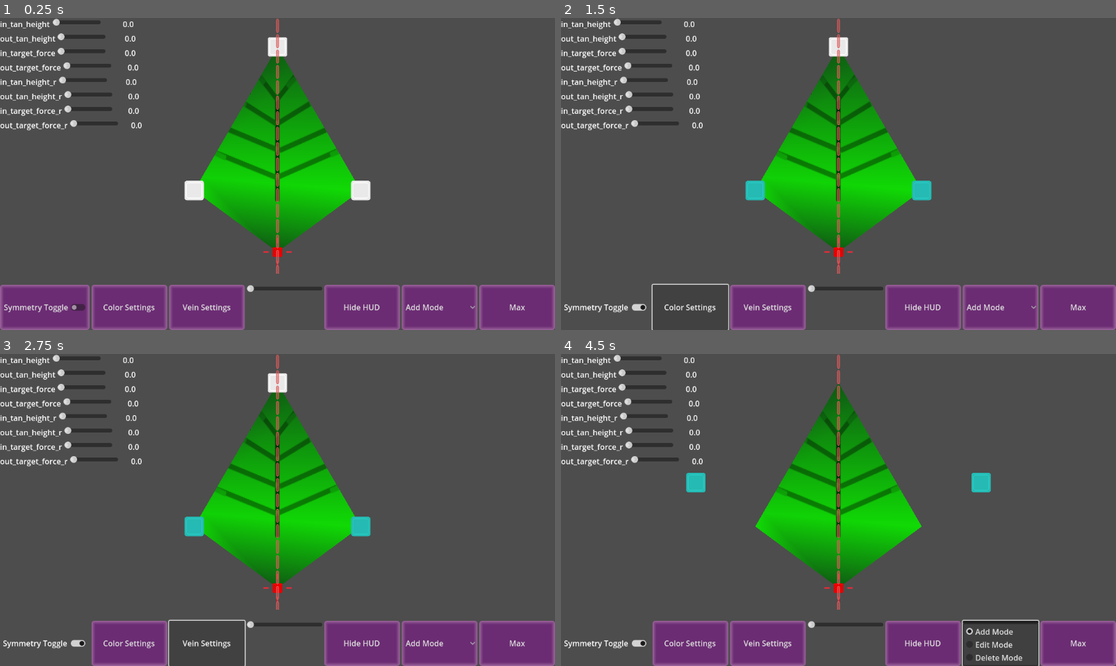
Above: before the commit, frames 1-4 (two rows, left to right).
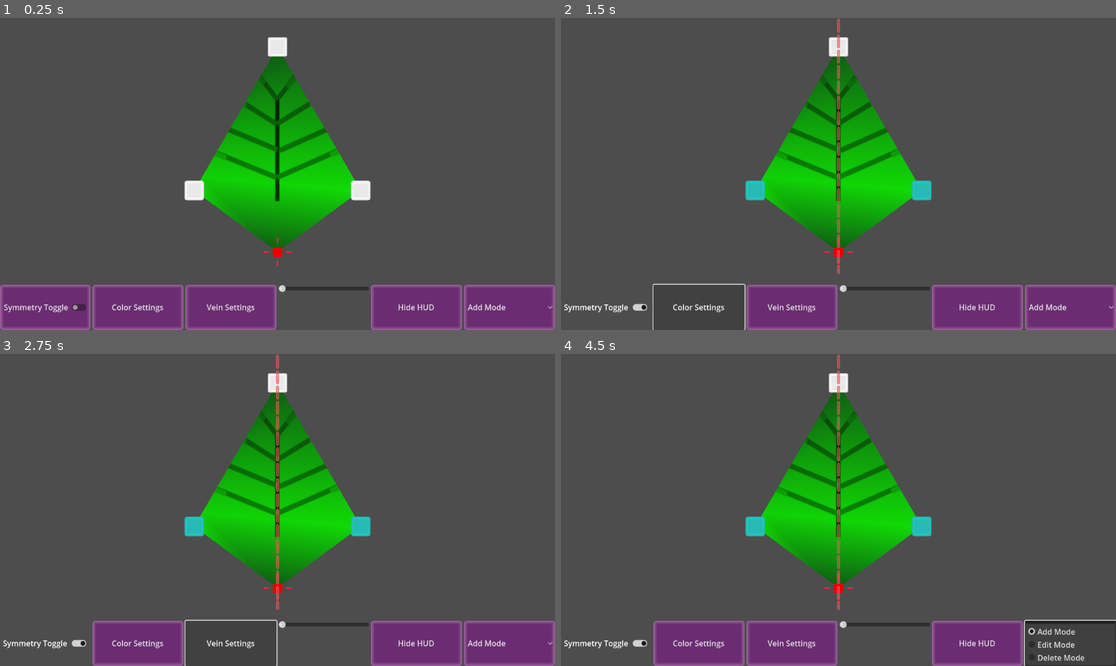
Above: after the commit, the same moments.

Repository: LettucePie/persephone
Game: Godot game, scene res://design/leafmaker.tscn
The game is run twice, just before and just after one commit, with the same random seed, the same clock (stepped at 60 frames per second) and the same inputs.
Inputs (mouse positions are in pixels of both pictures, inside the frame that each line leads up to):
- Up to frame 1 (0.25 s): no input
- Up to frame 2 (1.5 s): click "Symmetry Toggle" at 0.5 s; click "Color Settings" at 1.25 s
- Up to frame 3 (2.75 s): click "Vein Settings" at 2 s
- Up to frame 4 (4.5 s): click (1077, 644) at 2.75 s, where only the run before the commit has a clickable "Max"; click "Hide HUD" at 3.5 s; click "Add Mode" at 4.25 s

The runs differ from the first frame. In frame 1, 5.8% of the frame differs, in the area x 0-100%, y 0-100%; in frame 2, 5.6%; in frame 3, 4.8%; in frame 4, 9.6%.

Commit message:
Started work on Vein Settings

Diff:
--- a/design/leafmaker.tscn
+++ b/design/leafmaker.tscn
@@ -8,7 +8,6 @@
 [ext_resource type="Theme" uid="uid://buu3fgon4752m" path="res://design/designer_tools_theme.tres" id="7"]
 [ext_resource type="Texture2D" uid="uid://b1r6b1l3mdxc6" path="res://design/symmetry_dash_mini.png" id="8"]
 [ext_resource type="Texture2D" uid="uid://dfrapqr50au6w" path="res://design/leaf_texture.png" id="9"]
-[ext_resource type="Script" path="res://design/AdjustmentSlide.gd" id="9_jsd65"]
 
 [sub_resource type="Gradient" id="1"]
 offsets = PackedFloat32Array(0, 0.481283, 1)
@@ -65,12 +64,12 @@
 size_flags_horizontal = 3
 text = "Symmetry Toggle"
 
-[node name="Button2" type="Button" parent="ui/HBoxContainer"]
+[node name="Color" type="Button" parent="ui/HBoxContainer"]
 layout_mode = 2
 size_flags_horizontal = 3
 text = "Color Settings"
 
-[node name="Button3" type="Button" parent="ui/HBoxContainer"]
+[node name="Vein" type="Button" parent="ui/HBoxContainer"]
 layout_mode = 2
 size_flags_horizontal = 3
 text = "Vein Settings"
@@ -100,11 +99,6 @@
 popup/item_2/text = "Delete Mode"
 popup/item_2/id = 2
 
-[node name="Maximize" type="Button" parent="ui/HBoxContainer"]
-layout_mode = 2
-size_flags_horizontal = 3
-text = "Max"
-
 [node name="SymmetryLine" type="TextureRect" parent="ui"]
 layout_mode = 0
 anchor_left = 0.5
@@ -116,238 +110,6 @@
 texture = ExtResource("8")
 stretch_mode = 1
 
-[node name="table" type="Control" parent="ui"]
-anchors_preset = 0
-anchor_right = 1.0
-anchor_bottom = 0.822
-offset_bottom = -0.200012
-
-[node name="VBoxContainer" type="VBoxContainer" parent="ui/table"]
-layout_mode = 1
-anchors_preset = -1
-anchor_right = 0.277
-anchor_bottom = 0.406
-offset_right = -0.104004
-offset_bottom = 19.8229
-
-[node name="AdjustmentSlide" type="HBoxContainer" parent="ui/table/VBoxContainer"]
-layout_mode = 2
-size_flags_vertical = 6
-script = ExtResource("9_jsd65")
-
-[node name="Label" type="Label" parent="ui/table/VBoxContainer/AdjustmentSlide"]
-layout_mode = 2
-size_flags_horizontal = 6
-text = "in_tan_height"
-horizontal_alignment = 1
-vertical_alignment = 1
-
-[node name="HSlider" type="HSlider" parent="ui/table/VBoxContainer/AdjustmentSlide"]
-custom_minimum_size = Vector2(100, 0)
-layout_mode = 2
-size_flags_horizontal = 6
-max_value = 1.0
-step = 0.05
-
-[node name="value" type="Label" parent="ui/table/VBoxContainer/AdjustmentSlide"]
-layout_mode = 2
-size_flags_horizontal = 6
-text = "0.0"
-horizontal_alignment = 1
-vertical_alignment = 1
-
-[node name="AdjustmentSlide2" type="HBoxContainer" parent="ui/table/VBoxContainer"]
-layout_mode = 2
-size_flags_vertical = 6
-script = ExtResource("9_jsd65")
-adjustment = 1
-
-[node name="Label" type="Label" parent="ui/table/VBoxContainer/AdjustmentSlide2"]
-layout_mode = 2
-size_flags_horizontal = 6
-text = "out_tan_height"
-horizontal_alignment = 1
-vertical_alignment = 1
-
-[node name="HSlider" type="HSlider" parent="ui/table/VBoxContainer/AdjustmentSlide2"]
-custom_minimum_size = Vector2(100, 0)
-layout_mode = 2
-size_flags_horizontal = 6
-max_value = 1.0
-step = 0.05
-
-[node name="value" type="Label" parent="ui/table/VBoxContainer/AdjustmentSlide2"]
-layout_mode = 2
-size_flags_horizontal = 6
-text = "0.0"
-horizontal_alignment = 1
-vertical_alignment = 1
-
-[node name="AdjustmentSlide3" type="HBoxContainer" parent="ui/table/VBoxContainer"]
-layout_mode = 2
-size_flags_vertical = 6
-script = ExtResource("9_jsd65")
-adjustment = 2
-
-[node name="Label" type="Label" parent="ui/table/VBoxContainer/AdjustmentSlide3"]
-layout_mode = 2
-size_flags_horizontal = 6
-text = "in_target_force"
-horizontal_alignment = 1
-vertical_alignment = 1
-
-[node name="HSlider" type="HSlider" parent="ui/table/VBoxContainer/AdjustmentSlide3"]
-custom_minimum_size = Vector2(100, 0)
-layout_mode = 2
-size_flags_horizontal = 6
-max_value = 1.0
-step = 0.05
-
-[node name="value" type="Label" parent="ui/table/VBoxContainer/AdjustmentSlide3"]
-layout_mode = 2
-size_flags_horizontal = 6
-text = "0.0"
-horizontal_alignment = 1
-vertical_alignment = 1
-
-[node name="AdjustmentSlide4" type="HBoxContainer" parent="ui/table/VBoxContainer"]
-layout_mode = 2
-size_flags_vertical = 6
-script = ExtResource("9_jsd65")
-adjustment = 3
-
-[node name="Label" type="Label" parent="ui/table/VBoxContainer/AdjustmentSlide4"]
-layout_mode = 2
-size_flags_horizontal = 6
-text = "out_target_force"
-horizontal_alignment = 1
-vertical_alignment = 1
-
-[node name="HSlider" type="HSlider" parent="ui/table/VBoxContainer/AdjustmentSlide4"]
-custom_minimum_size = Vector2(100, 0)
-layout_mode = 2
-size_flags_horizontal = 6
-max_value = 1.0
-step = 0.05
-
-[node name="value" type="Label" parent="ui/table/VBoxContainer/AdjustmentSlide4"]
-layout_mode = 2
-size_flags_horizontal = 6
-text = "0.0"
-horizontal_alignment = 1
-vertical_alignment = 1
-
-[node name="AdjustmentSlide5" type="HBoxContainer" parent="ui/table/VBoxContainer"]
-layout_mode = 2
-size_flags_vertical = 6
-script = ExtResource("9_jsd65")
-round = true
-
-[node name="Label" type="Label" parent="ui/table/VBoxContainer/AdjustmentSlide5"]
-layout_mode = 2
-size_flags_horizontal = 6
-text = "in_tan_height_r"
-horizontal_alignment = 1
-vertical_alignment = 1
-
-[node name="HSlider" type="HSlider" parent="ui/table/VBoxContainer/AdjustmentSlide5"]
-custom_minimum_size = Vector2(100, 0)
-layout_mode = 2
-size_flags_horizontal = 6
-max_value = 1.0
-step = 0.05
-
-[node name="value" type="Label" parent="ui/table/VBoxContainer/AdjustmentSlide5"]
-layout_mode = 2
-size_flags_horizontal = 6
-text = "0.0"
-horizontal_alignment = 1
-vertical_alignment = 1
-
-[node name="AdjustmentSlide6" type="HBoxContainer" parent="ui/table/VBoxContainer"]
-layout_mode = 2
-size_flags_vertical = 6
-script = ExtResource("9_jsd65")
-adjustment = 1
-round = true
-
-[node name="Label" type="Label" parent="ui/table/VBoxContainer/AdjustmentSlide6"]
-layout_mode = 2
-size_flags_horizontal = 6
-text = "out_tan_height_r"
-horizontal_alignment = 1
-vertical_alignment = 1
-
-[node name="HSlider" type="HSlider" parent="ui/table/VBoxContainer/AdjustmentSlide6"]
-custom_minimum_size = Vector2(100, 0)
-layout_mode = 2
-size_flags_horizontal = 6
-max_value = 1.0
-step = 0.05
-
-[node name="value" type="Label" parent="ui/table/VBoxContainer/AdjustmentSlide6"]
-layout_mode = 2
-size_flags_horizontal = 6
-text = "0.0"
-horizontal_alignment = 1
-vertical_alignment = 1
-
-[node name="AdjustmentSlide7" type="HBoxContainer" parent="ui/table/VBoxContainer"]
-layout_mode = 2
-size_flags_vertical = 6
-script = ExtResource("9_jsd65")
-adjustment = 2
-round = true
-
-[node name="Label" type="Label" parent="ui/table/VBoxContainer/AdjustmentSlide7"]
-layout_mode = 2
-size_flags_horizontal = 6
-text = "in_target_force_r"
-horizontal_alignment = 1
-vertical_alignment = 1
-
-[node name="HSlider" type="HSlider" parent="ui/table/VBoxContainer/AdjustmentSlide7"]
-custom_minimum_size = Vector2(100, 0)
-layout_mode = 2
-size_flags_horizontal = 6
-max_value = 1.0
-step = 0.05
-
-[node name="value" type="Label" parent="ui/table/VBoxContainer/AdjustmentSlide7"]
-layout_mode = 2
-size_flags_horizontal = 6
-text = "0.0"
-horizontal_alignment = 1
-vertical_alignment = 1
-
-[node name="AdjustmentSlide8" type="HBoxContainer" parent="ui/table/VBoxContainer"]
-layout_mode = 2
-size_flags_vertical = 6
-script = ExtResource("9_jsd65")
-adjustment = 3
-round = true
-
-[node name="Label" type="Label" parent="ui/table/VBoxContainer/AdjustmentSlide8"]
-layout_mode = 2
-size_flags_horizontal = 6
-text = "out_target_force_r"
-horizontal_alignment = 1
-vertical_alignment = 1
-
-[node name="HSlider" type="HSlider" parent="ui/table/VBoxContainer/AdjustmentSlide8"]
-custom_minimum_size = Vector2(100, 0)
-layout_mode = 2
-size_flags_horizontal = 6
-max_value = 1.0
-step = 0.05
-
-[node name="value" type="Label" parent="ui/table/VBoxContainer/AdjustmentSlide8"]
-layout_mode = 2
-size_flags_horizontal = 6
-text = "0.0"
-horizontal_alignment = 1
-vertical_alignment = 1
-
 [connection signal="ready" from="canvas" to="." method="_on_canvas_ready"]
 [connection signal="ready" from="ui" to="." method="_on_ui_ready"]
 [connection signal="resized" from="ui" to="canvas" method="_on_ui_resized"]
@@ -355,21 +117,3 @@
 [connection signal="toggled" from="ui/HBoxContainer/Symmetry" to="ui" method="_on_symmetry_toggled"]
 [connection signal="item_selected" from="ui/HBoxContainer/Mode" to="canvas" method="_on_Mode_item_selected"]
 [connection signal="item_selected" from="ui/HBoxContainer/Mode" to="ui" method="_on_mode_item_selected"]
-[connection signal="pressed" from="ui/HBoxContainer/Maximize" to="canvas" method="_on_Maximize_pressed"]
-[connection signal="gui_input" from="ui/table" to="canvas" method="_on_table_gui_input"]
-[connection signal="changed_value" from="ui/table/VBoxContainer/AdjustmentSlide" to="canvas" method="_on_adjustment_slide_changed_value"]
-[connection signal="value_changed" from="ui/table/VBoxContainer/AdjustmentSlide/HSlider" to="ui/table/VBoxContainer/AdjustmentSlide" method="_on_h_slider_value_changed"]
-[connection signal="changed_value" from="ui/table/VBoxContainer/AdjustmentSlide2" to="canvas" method="_on_adjustment_slide_changed_value"]
-[connection signal="value_changed" from="ui/table/VBoxContainer/AdjustmentSlide2/HSlider" to="ui/table/VBoxContainer/AdjustmentSlide2" method="_on_h_slider_value_changed"]
-[connection signal="changed_value" from="ui/table/VBoxContainer/AdjustmentSlide3" to="canvas" method="_on_adjustment_slide_changed_value"]
-[connection signal="value_changed" from="ui/table/VBoxContainer/AdjustmentSlide3/HSlider" to="ui/table/VBoxContainer/AdjustmentSlide3" method="_on_h_slider_value_changed"]
-[connection signal="changed_value" from="ui/table/VBoxContainer/AdjustmentSlide4" to="canvas" method="_on_adjustment_slide_changed_value"]
-[connection signal="value_changed" from="ui/table/VBoxContainer/AdjustmentSlide4/HSlider" to="ui/table/VBoxContainer/AdjustmentSlide4" method="_on_h_slider_value_changed"]
-[connection signal="changed_round_value" from="ui/table/VBoxContainer/AdjustmentSlide5" to="canvas" method="_on_adjustment_slide_changed_round_value"]
-[connection signal="value_changed" from="ui/table/VBoxContainer/AdjustmentSlide5/HSlider" to="ui/table/VBoxContainer/AdjustmentSlide5" method="_on_h_slider_value_changed"]
-[connection signal="changed_round_value" from="ui/table/VBoxContainer/AdjustmentSlide6" to="canvas" method="_on_adjustment_slide_changed_round_value"]
-[connection signal="value_changed" from="ui/table/VBoxContainer/AdjustmentSlide6/HSlider" to="ui/table/VBoxContainer/AdjustmentSlide6" method="_on_h_slider_value_changed"]
-[connection signal="changed_round_value" from="ui/table/VBoxContainer/AdjustmentSlide7" to="canvas" method="_on_adjustment_slide_changed_round_value"]
-[connection signal="value_changed" from="ui/table/VBoxContainer/AdjustmentSlide7/HSlider" to="ui/table/VBoxContainer/AdjustmentSlide7" method="_on_h_slider_value_changed"]
-[connection signal="changed_round_value" from="ui/table/VBoxContainer/AdjustmentSlide8" to="canvas" method="_on_adjustment_slide_changed_round_value"]
-[connection signal="value_changed" from="ui/table/VBoxContainer/AdjustmentSlide8/HSlider" to="ui/table/VBoxContainer/AdjustmentSlide8" method="_on_h_slider_value_changed"]
--- a/design/leafmaker_canvas.gd
+++ b/design/leafmaker_canvas.gd
@@ -521,6 +521,16 @@
 		leaf_point.round_point = true
 
 
+func map_leaf_veins():
+	print("TODO")
+	print("Start by finding furthest from origin")
+	print("Then declare that as Vein Target One")
+	print("If the player wants more they can adjust somehow")
+	print("Refer to future Vein Targets by finding furthest point from MidPoint of Origin and Vein Target One")
+	print("Effectively finding the furthest points from the center?")
+	print("Backup plan, let player enter a state where they tap points to declare as Vein Targets")
+
+
 func update_leaf_visual(hd : bool):
 	if leaf_curve.get_point_count() >= 3:
 		leaf_poly.visible = true
--- a/design/leafmaker_ui.gd
+++ b/design/leafmaker_ui.gd
@@ -6,7 +6,7 @@
 
 # Called when the node enters the scene tree for the first time.
 func _ready():
-	pass # Replace with function body.
+	$SymmetryLine.visible = symmetry_mode
 
 
 func _on_mode_item_selected(index):
@@ -19,3 +19,4 @@
 func _on_symmetry_toggled(button_pressed):
 	symmetry_mode = button_pressed
 	emit_signal("symmetry", symmetry_mode)
+	$SymmetryLine.visible = symmetry_mode
Not shown: 1 places in design/leafmaker.tscn that only renumber resources
